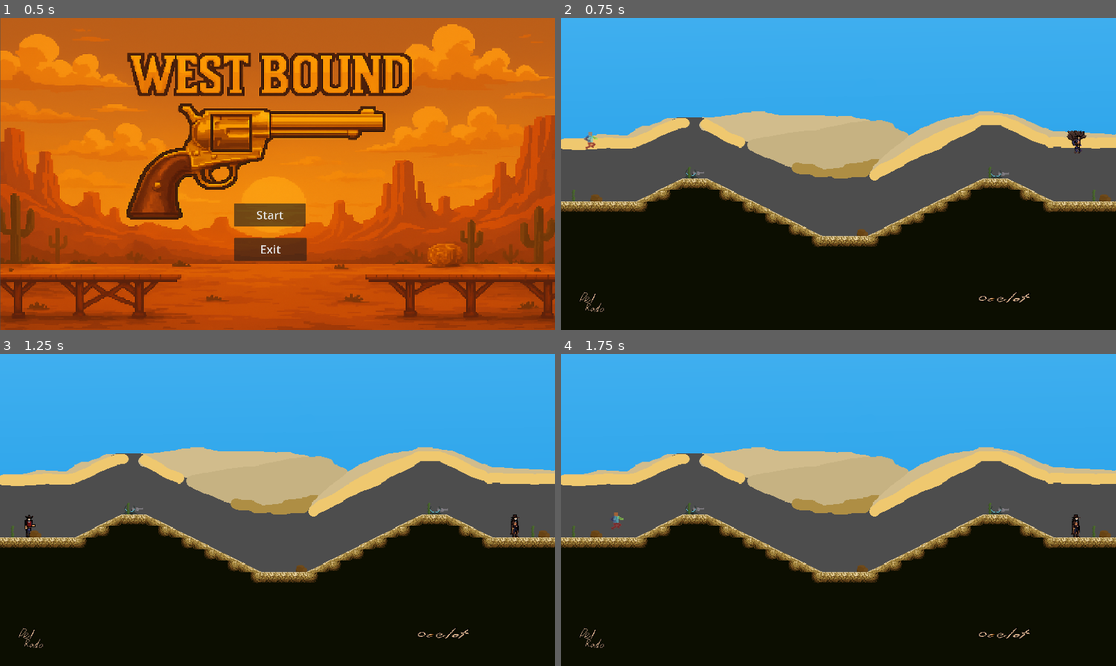
Above: before the commit, frames 1-4 (two rows, left to right).
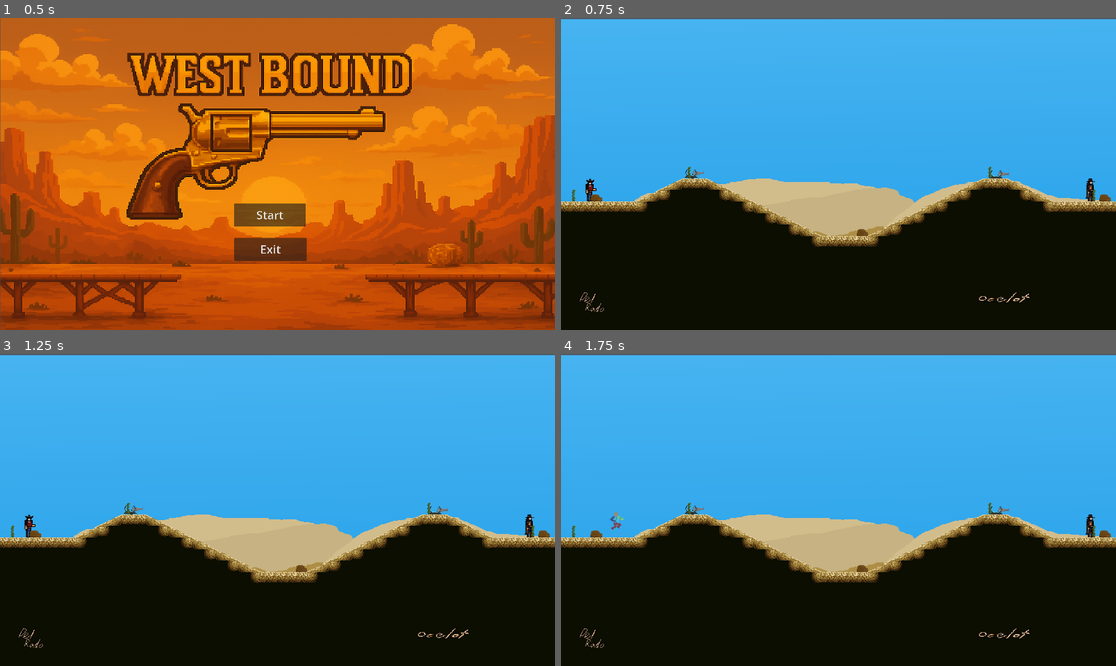
Above: after the commit, the same moments.

Repository: Sean-Suggitt/West-Bound
Game: Godot game, scene res://Scenes/main_menu.tscn
Two runs of this game, one before a commit and one after it. Both use one fixed random seed, a clock stepped at 60 frames per second and the inputs below.
Inputs:
- Up to frame 1 (0.5 s): no input
- Up to frame 2 (0.75 s): click "Start" at 0.5 s
- Up to frame 3 (1.25 s): no input
- Up to frame 4 (1.75 s): hold D (P1_right) from 1.28 s (still down); tap J (P1_fire) at 1.35 s; tap Space (P1_jump) at 1.52 s

Frame 1 is identical in both runs. In frame 2, 26% of the frame differs, in the area x 0-100%, y 0-70%; in frame 3, 26%; in frame 4, 26%.

Commit message:
Small Fixes to levels

Diff:
--- a/West Bound/Scenes/Levels/desert_level.tscn
+++ b/West Bound/Scenes/Levels/desert_level.tscn
@@ -110,7 +110,7 @@
 
 [node name="Sprite2D" type="Sprite2D" parent="."]
 z_index = -1
-position = Vector2(2, -105)
+position = Vector2(9, -12)
 texture = ExtResource("3_mnret")
 
 [node name="AnimatedSprite2D" type="AnimatedSprite2D" parent="."]
@@ -118,7 +118,7 @@
 sprite_frames = SubResource("SpriteFrames_di2sv")
 
 [node name="SpawnP1" type="Node2D" parent="." groups=["spawn_P1"]]
-position = Vector2(-343, -52)
+position = Vector2(-343, 29)
 
 [node name="SpawnP2" type="Node2D" parent="." groups=["spawn_P2"]]
-position = Vector2(332, -50)
+position = Vector2(351, 30)
